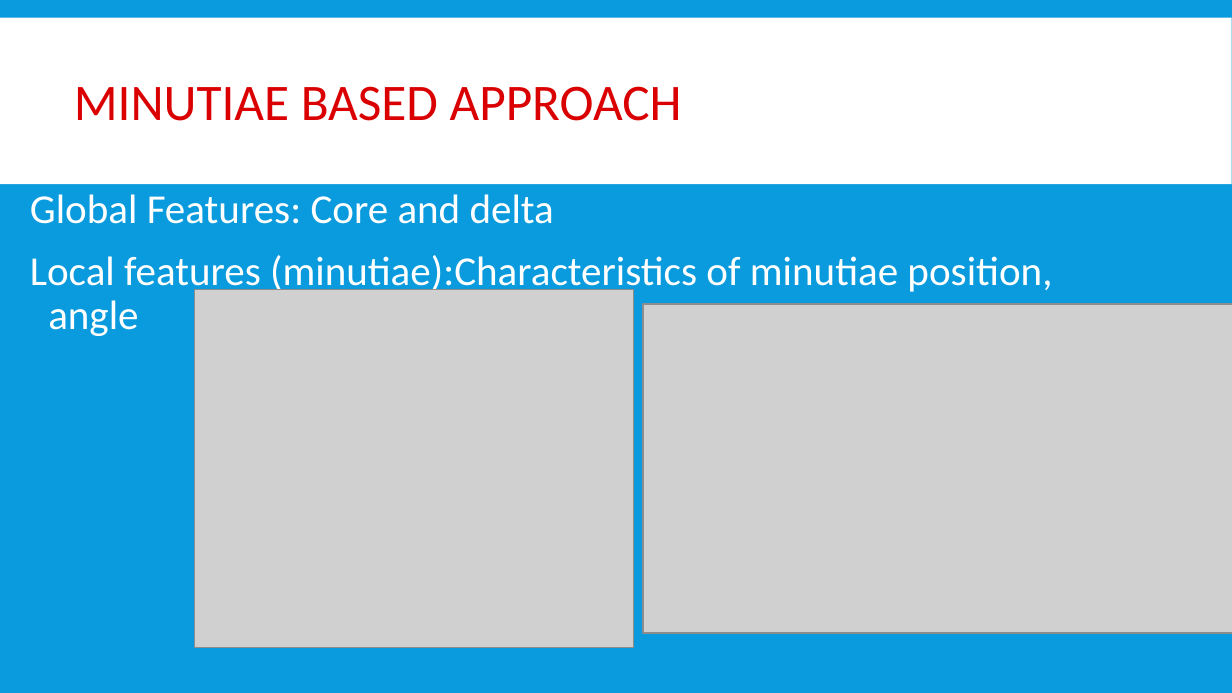
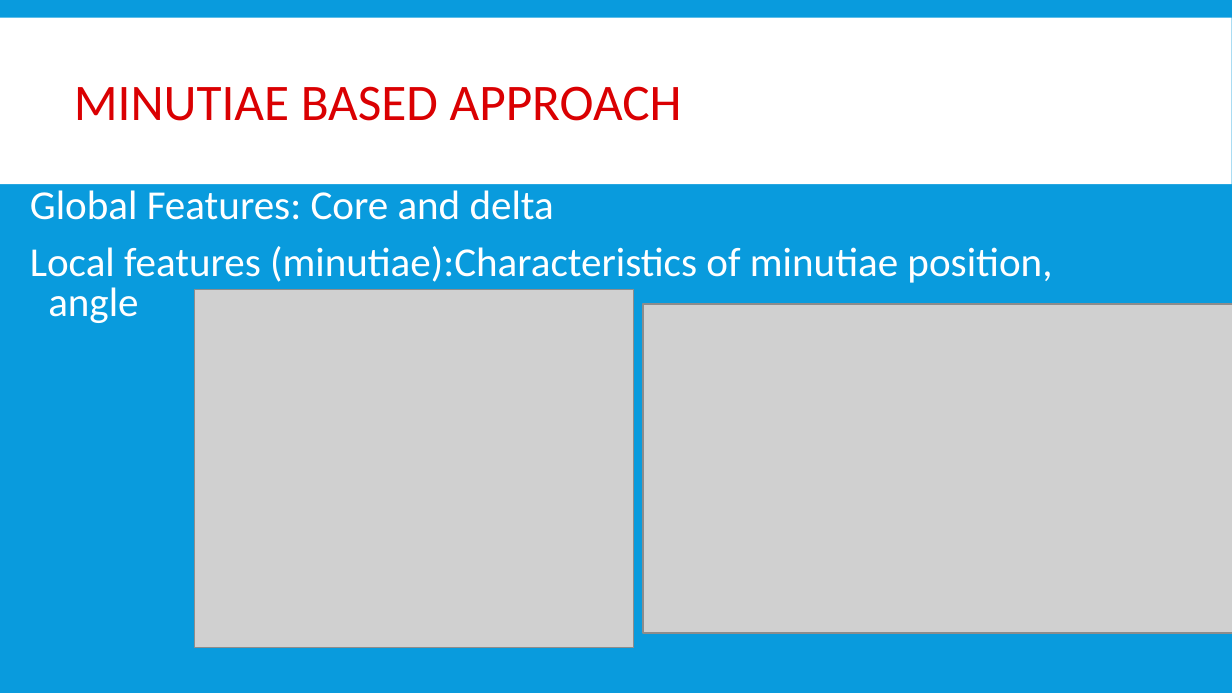
Before and after one commit to beltagymohamed/Wavelet-for-fingerprint-detection-Matlab, a slide deck: slide 16 of Presentation/Wavelet.ppt. Drawn at 1232x693 pixels with LibreOffice and Linux fonts; fonts in the diff are those of the drawing; grey boxes stand for pictures. Boxes give left, top, right and bottom in pixels: in the first picture for what was removed or moved away, otherwise in the second. Text is boxed around its words. In the diff, an @@ line names an element or a change of style, - is before the commit and + after.

```diff
--- a/Presentation/Wavelet.ppt
+++ b/Presentation/Wavelet.ppt
@@ text "Global Features: Core and delta" at [30,190,1052,323]: line spacing 0.9 to 0.8 @@
```
Also in this commit, not shown: 2 other slides changed.
